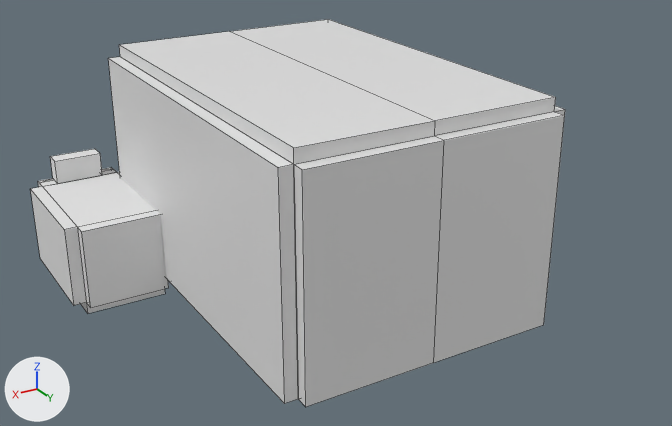
Renders of the Blender file Blend/079-slowpoke.blend from each side of a commit.
Both versions are drawn from a 50 mm camera at (3.38, 5.94, 2.85) aimed at (-0.11, 0.13, -0.05). Lighting does not change. The marker at lower left points along +X, +Y and +Z. Mesh edges are drawn as thin lines.

Before the edit, the objects in view are built like this:
```python
me_cube = bpy.data.meshes.new('Cube')
me_cube.from_pydata(...)  # 28 vertices, 25 faces; spans x -1.1..0.0, y -1.0..1.07, z -0.6..1.1
me_cube.materials.append(mat_material)  # white #e7e7e7
me_cube_001 = bpy.data.meshes.new('Cube.001')
me_cube_001.from_pydata(...)  # 44 vertices, 42 faces; spans x -1.832..-0.982, y -1.784..-0.536, z -0.799..0.151
ob_body = bpy.data.objects.new('Body', me_cube)
ob_body.location = (0.0, 0.0, 0.0)
ob_body.scale = (1.0, 1.5, 1.0)
_m = ob_body.modifiers.new('Mirror', 'MIRROR')
ob_front_legs = bpy.data.objects.new('Front Legs', me_cube_001)
ob_front_legs.location = (0.0, 0.0, 0.0)
_m = ob_front_legs.modifiers.new('Mirror', 'MIRROR')
```
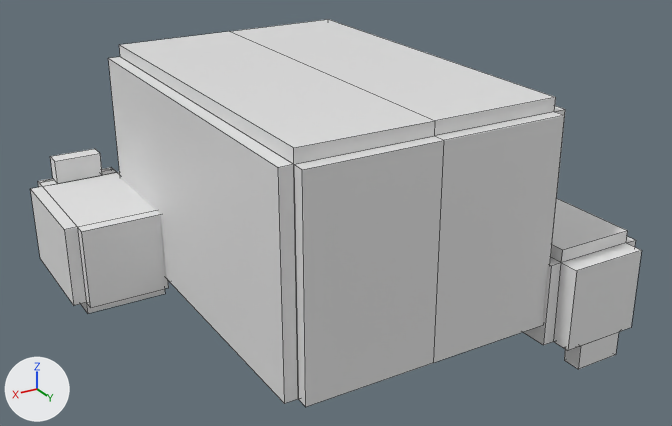
Pixel boxes (x1, y1, x2, y2) of what changed, in the pictures (672 x 426 px):
'Back Legs', added
    after: (523, 199, 642, 369)
'Front Leg Idle', unchanged, uncovered by the edit
    after: (31, 149, 169, 313)
'Front Legs', unchanged, covered by the edit
    before: (31, 149, 169, 313)

The change in detail:
Object 'Back Legs' (ob_back_legs) is new; it shows a copy of the mesh of ob_front_legs.
Its location is (0.0, 0.0, -0.8).
Its rotation in degrees is (180, 0, 0).
